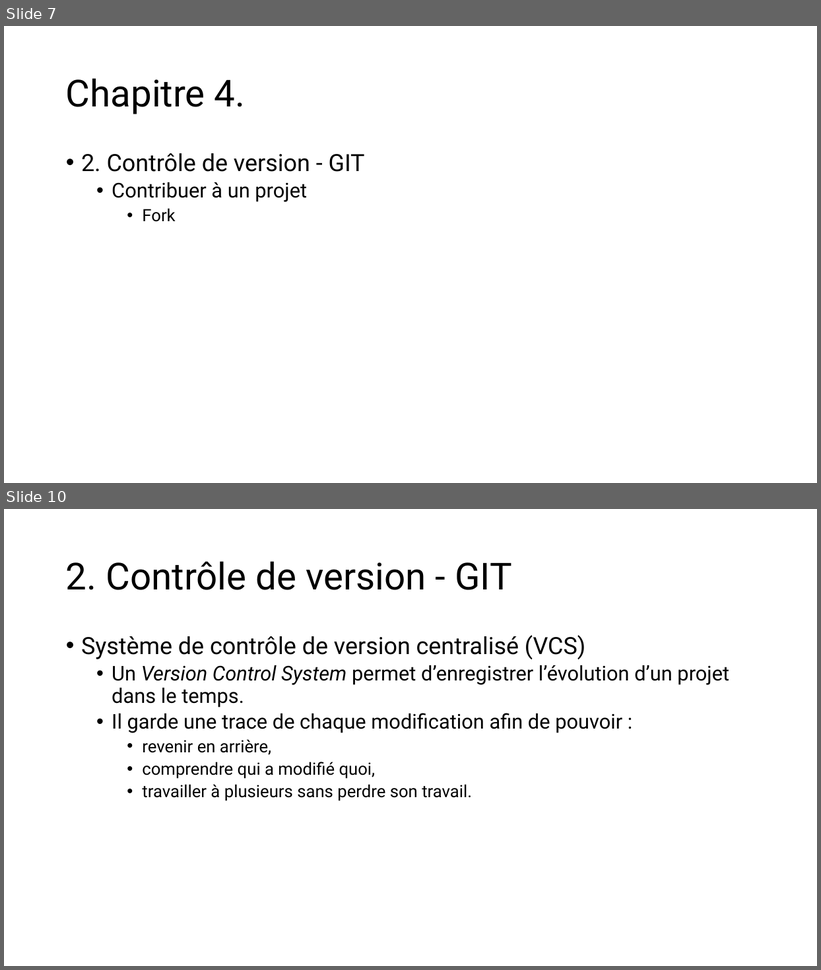
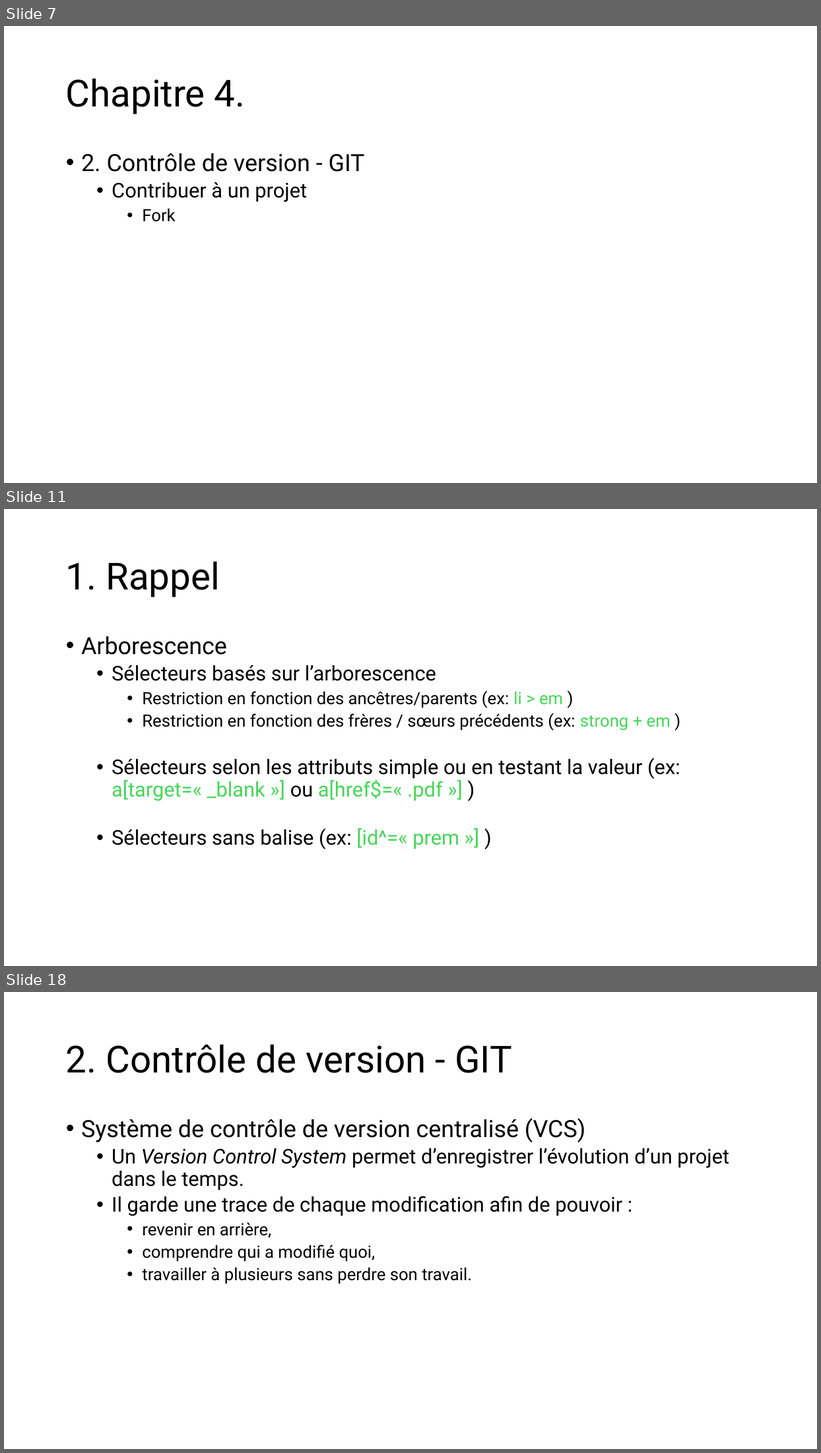
Before and after one commit to LJKhnor/Chapitre-4, a slide deck: Chapitre 4.pptx. Shown one above the other, each under a label of ours: slides 7 and 10 before the commit, slides 7, 11 and 18 after it; the slides between them are not shown. The pictures are 821x970 and 821x1453 pixels, drawn with LibreOffice and Linux fonts; fonts in the diff are those of the drawing. Boxes give left, top, right and bottom in pixels: in the first picture for what was removed or moved away, otherwise in the second. Text is boxed around its words. In the diff, an @@ line names an element or a change of style, - is before the commit and + after.

Commit message:
ajout des slides de rappel + fin de git

```diff
--- a/Chapitre 4.pptx
+++ b/Chapitre 4.pptx
@@ slide 11 added at (4, 509, 817, 966), background #FFFFFF @@
@@ title added at (66, 561, 220, 597), 44 pt, text #000000 @@
+1. Rappel
@@ text added at (81, 636, 680, 850), 24 pt, text #000000 @@
+• Arborescence
+  • Sélecteurs basés sur l’arborescence
+    • Restriction en fonction des ancêtres/parents (ex: li > em )
+    • Restriction en fonction des frères / sœurs précédents (ex: strong + em )
+  • Sélecteurs selon les attributs simple ou en testant la valeur (ex: a[target=« _blank »] ou a[href$=« .pdf »] )
+  • Sélecteurs sans balise (ex: [id^=« prem »] )
@@ what was slide 10 is now slide 18 @@
```
Also in this commit, not shown: 11 slides changed, 13 other slides added, 22 slides removed.
